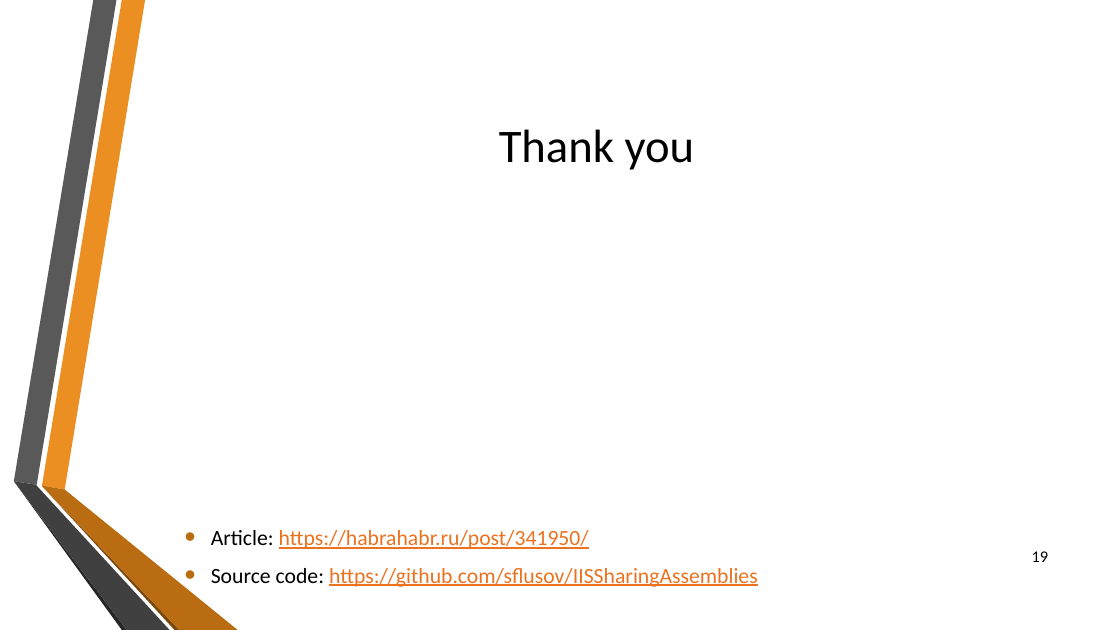
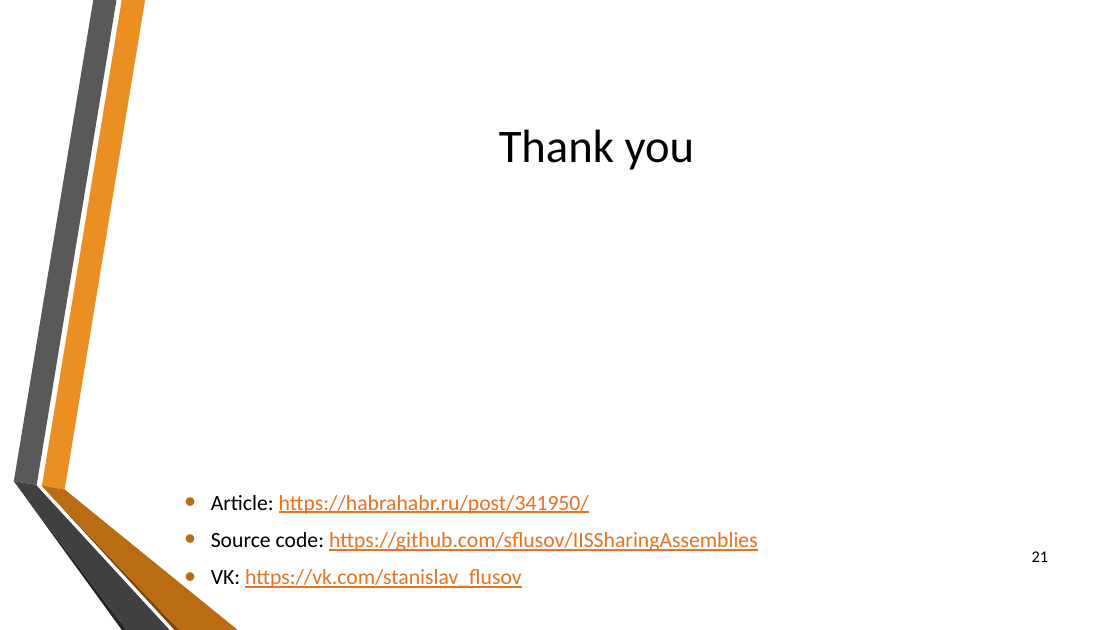
Before and after one commit to sflusov/IISSharingAssemblies, a slide deck: slide 21 of presentation/Sharing common assemblies.pptx (slide 19 before the commit). Drawn at 1120x630 pixels with LibreOffice and Linux fonts; fonts in the diff are those of the drawing; background and template pictures are left out. Boxes give left, top, right and bottom in pixels: in the first picture for what was removed or moved away, otherwise in the second. Text is boxed around its words. In the diff, an @@ line names an element or a change of style, - is before the commit and + after.

```diff
--- a/presentation/Sharing common assemblies.pptx
+++ b/presentation/Sharing common assemblies.pptx
@@ text "Article: https://habrahabr.ru/post/341950/": place and size @@
-text "Article: https://habrahabr.ru/post/341950/" at [211,530,758,587]
+text "Article: https://habrahabr.ru/post/341950/" at [211,495,758,588]
@@ text at [211,569,522,588]: paragraph added @@
+• VK: https://vk.com/stanislav_flusov
@@ page number at [1032,551,1049,562]: text changed @@
-19
+21
```
Also in this commit, not shown: 14 other slides changed, 3 slides added, 1 slide removed.
